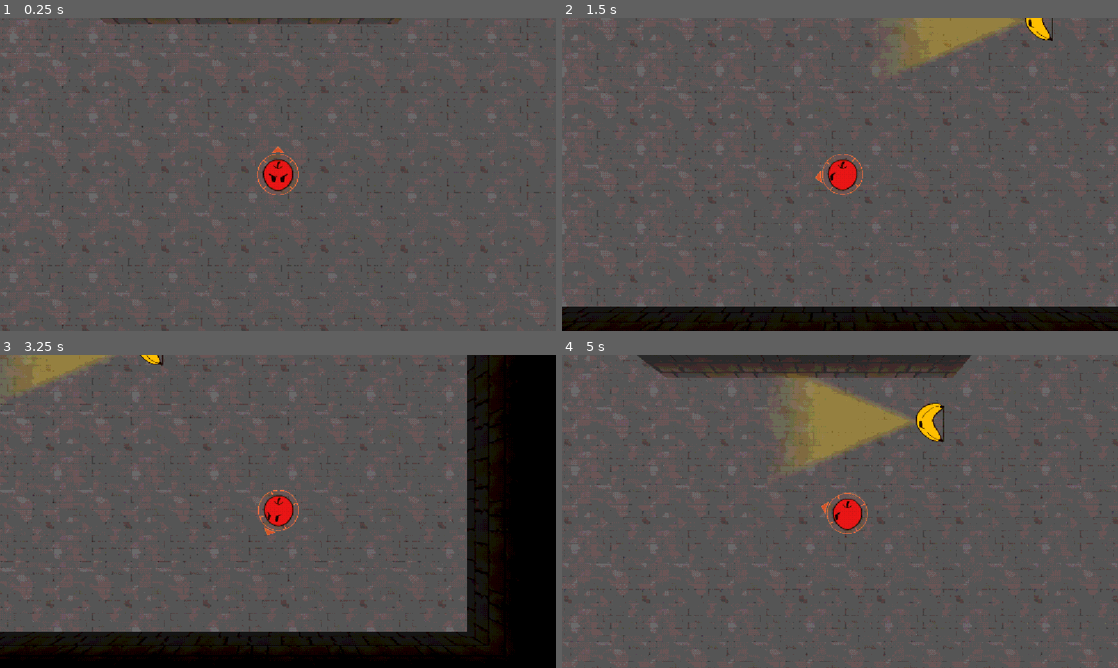
Above: before the commit, frames 1-4 (two rows, left to right).
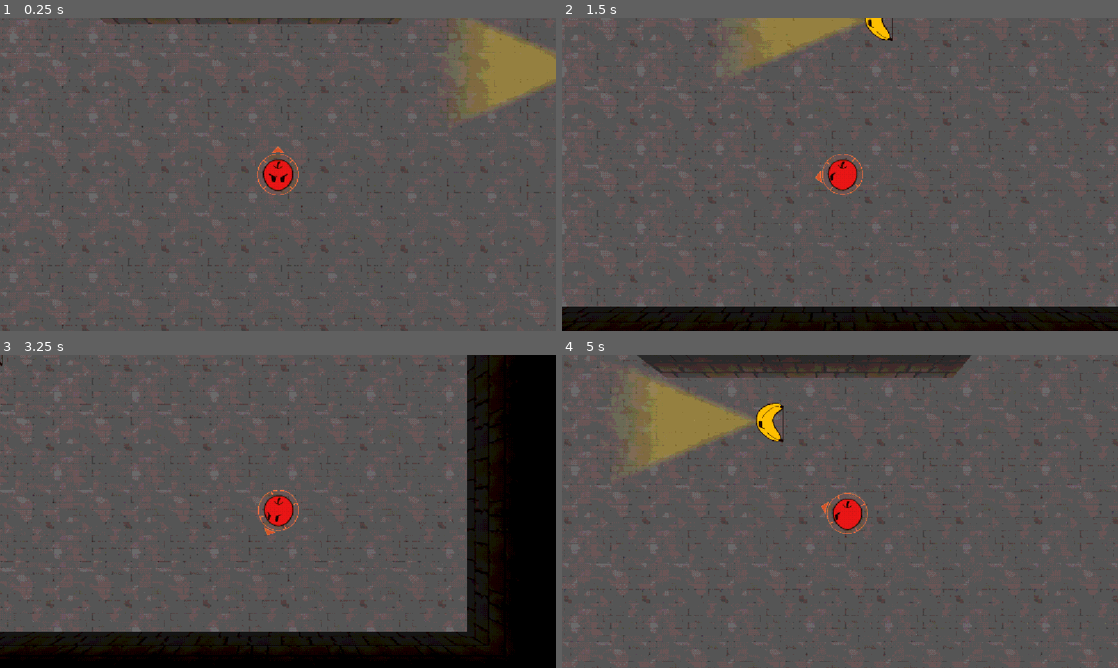
Above: after the commit, the same moments.

Repository: CasualShrub/arrow-head
Game: Godot game, scene res://scenes/levels/level_2.tscn
Same seed, same stepped clock (60 frames per second), same inputs: the game is played once before the commit and once after it. This scene is started directly instead of the project's main scene. Sound files missing from this copy of the repository are replaced by a short silence.
Inputs (mouse positions are in pixels of both pictures, inside the frame that each line leads up to):
- Up to frame 1 (0.25 s): no input
- Up to frame 2 (1.5 s): tap Enter at 0.5 s; move the mouse to (962, 158) at 0.52 s; hold D (move_right) 0.53-1.28 s; hold Space (fire) 0.53-1.28 s; move the mouse to (728, 190) at 1.27 s; hold S (move_down) from 1.28 s (still down); tap R at 1.35 s
- Up to frame 3 (3.25 s): move the mouse to (333, 442) at 2.02 s; release S (move_down) at 2.03 s; hold D (move_right) 2.03-2.78 s; hold Space (fire) 2.03-2.78 s; move the mouse to (250, 574) at 2.77 s; hold W (move_up) from 2.78 s (still down); tap R at 2.85 s
- Up to frame 4 (5 s): move the mouse to (1006, 558) at 3.52 s; release W (move_up) at 3.53 s; hold Space (fire) 3.53-4.28 s; hold A (move_left) from 3.53 s (still down); move the mouse to (673, 464) at 4.27 s; tap R at 4.35 s

The runs differ from the first frame. In frame 1, 3.2% of the frame differs, in the area x 82-100%, y 0-32%; in frame 2, 4.2%; in frame 3, 1.2%; in frame 4, 7.5%, in the area x 12-69%, y 6-37%.

Commit message:
fix burn
# Conflicts:
#	scenes/levels/level_2.tscn

Diff:
--- a/scenes/levels/encounter.tscn
+++ b/scenes/levels/encounter.tscn
@@ -36,7 +36,6 @@
 
 [node name="Player" parent="SubViewportContainer/SubViewport/World" unique_id=508579643 instance=ExtResource("2_br6g5")]
 unique_name_in_owner = true
-burn_drift_speed = 240.0
 
 [node name="Enemies" type="Node3D" parent="SubViewportContainer/SubViewport/World" unique_id=1185931971]
 unique_name_in_owner = true
--- a/scenes/levels/level_2.tscn
+++ b/scenes/levels/level_2.tscn
@@ -22,6 +22,7 @@
 
 [node name="Player" parent="SubViewportContainer/SubViewport/World" parent_id_path=PackedInt32Array(1589957074) index="0" unique_id=508579643]
 transform = Transform3D(1, 0, 0, 0, 1, 0, 0, 0, 1, 18.24202, 0, 25.049774)
+burn_drift_speed = 7.2
 
 [node name="fire" parent="SubViewportContainer/SubViewport/World/Enemies" parent_id_path=PackedInt32Array(1185931971) index="0" unique_id=568196954 instance=ExtResource("2_eqwef")]
 transform = Transform3D(-0.9818634, 0, -0.18958913, 0, 1, 0, 0.18958913, 0, -0.9818634, 18.708735, -0.1609757, 10.610923)
@@ -30,10 +31,29 @@
 [node name="frost" parent="SubViewportContainer/SubViewport/World/Enemies" parent_id_path=PackedInt32Array(1185931971) index="1" unique_id=96558035 instance=ExtResource("3_1shg3")]
 transform = Transform3D(1, 0, 0, 0, 1, 0, 0, 0, 1, 30.604156, 0, 22.46748)
 alwayds_alert = false
+collision_mask = 1
+has_intro = false
+
+[node name="frost" parent="SubViewportContainer/SubViewport/World/Enemies" parent_id_path=PackedInt32Array(1185931971) index="1" unique_id=96558035 instance=ExtResource("3_1shg3")]
+transform = Transform3D(1, 0, 0, 0, 1, 0, 0, 0, 1, 26.676058, 0, 22.46748)
+collision_mask = 1
+has_intro = false
 
 [node name="Marker3D2" type="Marker3D" parent="SubViewportContainer/SubViewport/World/Enemies/frost/PatrolPoints" parent_id_path=PackedInt32Array(96558035, 1646478367) index="1" unique_id=226739791]
 transform = Transform3D(1, 0, 0, 0, 1, 0, 0, 0, 1, -14.978727, 0, 0)
 
+[node name="frost2" parent="SubViewportContainer/SubViewport/World/Enemies" parent_id_path=PackedInt32Array(1185931971) index="2" unique_id=548100990 instance=ExtResource("3_1shg3")]
+transform = Transform3D(1, 0, 0, 0, 1, 0, 0, 0, 1, 22.134281, 0, 18.325718)
+collision_mask = 1
+has_intro = false
+
+[node name="Marker3D2" type="Marker3D" parent="SubViewportContainer/SubViewport/World/Enemies/frost2/PatrolPoints" parent_id_path=PackedInt32Array(548100990, 1646478367) index="1" unique_id=2031097009]
+transform = Transform3D(1, 0, 0, 0, 1, 0, 0, 0, 1, -8.073229, 0, 0)
+
+[node name="archer" parent="SubViewportContainer/SubViewport/World/Enemies" parent_id_path=PackedInt32Array(1185931971) index="3" unique_id=71488470 instance=ExtResource("5_l37oo")]
+transform = Transform3D(1, 0, 0, 0, 1, 0, 0, 0, 1, 25.094635, -0.19287515, 17.187084)
+collision_mask = 1
+has_intro = false
 [node name="archer" parent="SubViewportContainer/SubViewport/World/Enemies" parent_id_path=PackedInt32Array(1185931971) index="2" unique_id=71488470 instance=ExtResource("5_l37oo")]
 transform = Transform3D(1, 0, 0, 0, 1, 0, 0, 0, 1, 25.094635, -0.19287515, 13.687416)
 alwayds_alert = false
--- a/scenes/levels/level_3.tscn
+++ b/scenes/levels/level_3.tscn
@@ -26,65 +26,41 @@
 
 [node name="fire" parent="SubViewportContainer/SubViewport/World/Enemies" parent_id_path=PackedInt32Array(1185931971) index="0" unique_id=951565459 instance=ExtResource("3_fkk1g")]
 transform = Transform3D(1, 0, 0, 0, 1, 0, 0, 0, 1, 15.308413, 0, 25.801744)
-alwayds_alert = false
-combat_strafe_radius = null
-combat_strafe_speed = null
-combat_reposition_chance = null
+has_intro = false
 
 [node name="frost" parent="SubViewportContainer/SubViewport/World/Enemies" parent_id_path=PackedInt32Array(1185931971) index="1" unique_id=955806617 instance=ExtResource("4_ugcn1")]
 transform = Transform3D(1, 0, 0, 0, 1, 0, 0, 0, 1, 10.425558, 0, 28.688429)
-alwayds_alert = false
-combat_strafe_radius = null
-combat_strafe_speed = null
-combat_reposition_chance = null
+has_intro = false
 
 [node name="spray" parent="SubViewportContainer/SubViewport/World/Enemies" parent_id_path=PackedInt32Array(1185931971) index="2" unique_id=71488470 instance=ExtResource("5_pimnq")]
 transform = Transform3D(0.011440461, 0, 0.99993455, 0, 1, 0, -0.99993455, 0, 0.011440461, 10.525992, 0, 32.87049)
-alwayds_alert = false
-combat_strafe_radius = null
-combat_strafe_speed = null
-combat_reposition_chance = null
+has_intro = false
 
 [node name="spray2" parent="SubViewportContainer/SubViewport/World/Enemies" parent_id_path=PackedInt32Array(1185931971) index="3" unique_id=1429638199 instance=ExtResource("5_pimnq")]
 transform = Transform3D(1, 0, 0, 0, 1, 0, 0, 0, 1, 18.202555, 0, 32.234184)
-alwayds_alert = false
-combat_strafe_radius = null
-combat_strafe_speed = null
-combat_reposition_chance = null
+has_intro = false
 
 [node name="spray3" parent="SubViewportContainer/SubViewport/World/Enemies" parent_id_path=PackedInt32Array(1185931971) index="4" unique_id=573974390 instance=ExtResource("5_pimnq")]
 transform = Transform3D(-0.9999976, 0, 0.0021771493, 0, 1, 0, -0.0021771493, 0, -0.9999976, 19.359884, 0, 15.086241)
-alwayds_alert = false
-combat_strafe_radius = null
-combat_strafe_speed = null
-combat_reposition_chance = null
+has_intro = false
 
 [node name="frost2" parent="SubViewportContainer/SubViewport/World/Enemies" parent_id_path=PackedInt32Array(1185931971) index="5" unique_id=1225890532 instance=ExtResource("4_ugcn1")]
 transform = Transform3D(1, 0, 0, 0, 1, 0, 0, 0, 1, 4.735272, 0, 28.48721)
-alwayds_alert = false
-combat_strafe_radius = null
-combat_strafe_speed = null
-combat_reposition_chance = null
+has_intro = false
 
 [node name="Marker3D2" type="Marker3D" parent="SubViewportContainer/SubViewport/World/Enemies/frost2/PatrolPoints" parent_id_path=PackedInt32Array(1225890532, 1646478367) index="1" unique_id=30637454]
 transform = Transform3D(1, 0, 0, 0, 1, 0, 0, 0, 1, -1.570962, 0, 0)
 
 [node name="fire2" parent="SubViewportContainer/SubViewport/World/Enemies" parent_id_path=PackedInt32Array(1185931971) index="6" unique_id=992214563 instance=ExtResource("3_fkk1g")]
 transform = Transform3D(1, 0, 0, 0, 1, 0, 0, 0, 1, 7.1543865, 0, 24.59525)
-alwayds_alert = false
-combat_strafe_radius = null
-combat_strafe_speed = null
-combat_reposition_chance = null
+has_intro = false
 
 [node name="Marker3D2" type="Marker3D" parent="SubViewportContainer/SubViewport/World/Enemies/fire2/PatrolPoints" parent_id_path=PackedInt32Array(992214563, 1646478367) index="1" unique_id=957532760]
 transform = Transform3D(1, 0, 0, 0, 1, 0, 0, 0, 1, -1.6909013, 0, 0)
 
 [node name="archer" parent="SubViewportContainer/SubViewport/World/Enemies" parent_id_path=PackedInt32Array(1185931971) index="7" unique_id=1949561034 instance=ExtResource("6_2bnyt")]
 transform = Transform3D(1, 0, 0, 0, 1, 0, 0, 0, 1, 8.633387, -0.1922096, 19.38399)
-alwayds_alert = false
-combat_strafe_radius = null
-combat_strafe_speed = null
-combat_reposition_chance = null
+has_intro = false
 
 [node name="Marker3D2" type="Marker3D" parent="SubViewportContainer/SubViewport/World/Enemies/archer/PatrolPoints" parent_id_path=PackedInt32Array(1949561034, 1646478367) index="1" unique_id=644034966]
 transform = Transform3D(1, 0, 0, 0, 1, 0, 0, 0, 1, -5.276848, 0, 0)
@@ -97,10 +73,7 @@
 
 [node name="archer2" parent="SubViewportContainer/SubViewport/World/Enemies" parent_id_path=PackedInt32Array(1185931971) index="8" unique_id=2023711144 instance=ExtResource("6_2bnyt")]
 transform = Transform3D(1, 0, 0, 0, 1, 0, 0, 0, 1, 3.6608362, -0.14746892, 15.0087385)
-alwayds_alert = false
-combat_strafe_radius = null
-combat_strafe_speed = null
-combat_reposition_chance = null
+has_intro = false
 
 [node name="Marker3D2" type="Marker3D" parent="SubViewportContainer/SubViewport/World/Enemies/archer2/PatrolPoints" parent_id_path=PackedInt32Array(2023711144, 1646478367) index="1" unique_id=748124238]
 transform = Transform3D(1, 0, 0, 0, 1, 0, 0, 0, 1, 4.488946, 0, 0)
@@ -111,12 +84,12 @@
 [node name="Marker3D4" type="Marker3D" parent="SubViewportContainer/SubViewport/World/Enemies/archer2/PatrolPoints" parent_id_path=PackedInt32Array(2023711144, 1646478367) index="3" unique_id=1075147750]
 transform = Transform3D(1, 0, 0, 0, 1, 0, 0, 0, 1, -0.18187046, 0, 4.182084)
 
-[node name="Floor" parent="SubViewportContainer/SubViewport/World" parent_id_path=PackedInt32Array(1589957074) index="2" unique_id=1674034061]
+[node name="CameraPivot" parent="SubViewportContainer/SubViewport/World" parent_id_path=PackedInt32Array(1589957074) index="2" unique_id=1563753267]
+transform = Transform3D(1, 0, 0, 0, -4.371139e-08, 1, 0, -1, -4.371139e-08, 4.7206564, 3.7000048, 34.657932)
+
+[node name="Floor" parent="SubViewportContainer/SubViewport/World" parent_id_path=PackedInt32Array(1589957074) index="5" unique_id=1674034061]
 material = ExtResource("6_ugcn1")
 script = null
-
-[node name="CameraPivot" parent="SubViewportContainer/SubViewport/World" parent_id_path=PackedInt32Array(1589957074) index="3" unique_id=1563753267]
-transform = Transform3D(1, 0, 0, 0, -4.371139e-08, 1, 0, -1, -4.371139e-08, 4.7206564, 3.7000048, 34.657932)
 
 [node name="Borders" type="Node3D" parent="SubViewportContainer/SubViewport/World" parent_id_path=PackedInt32Array(1589957074) index="6" unique_id=1060875730]
 transform = Transform3D(1, 0, 0, 0, 1, 0, 0, 0, 1, -5.838967, 0, 6.49942)
--- a/scripts/audio/sound_manager.gd
+++ b/scripts/audio/sound_manager.gd
@@ -63,6 +63,7 @@
 var _music: AudioStreamPlayer
 
 func _ready() -> void:
+	process_mode = Node.PROCESS_MODE_ALWAYS
 	for i in _POOL_SIZE:
 		var p := AudioStreamPlayer.new()
 		p.bus = _BUS
--- a/scripts/player.gd
+++ b/scripts/player.gd
@@ -75,8 +75,8 @@
 @export var freeze_warn_time := 0.6
 @export var freeze_blink_rate := 12.0
 @export var burn_spin_speed := 24.0
-@export var burn_drift_speed := 7.2  # 2D 240 px/s = 1.2x move speed; 1.2 * 6.0 m/s
-@export var burn_redrift := 0.14  # avg time between random drift-direction changes (lurching)
+@export var burn_drift_speed := 7.2
+@export var burn_redrift := 0.14
 
 signal hit(arrow: Arrow, sector: int)
 signal fired(arrow: Arrow)
@@ -408,28 +408,27 @@
 		if not _try_dash():
 			_try_cancel_slowdown()
 	if is_burning():
-		_burn_redrift -= delta
-		if _burn_redrift <= 0.0:
-			_burn_drift = Vector3.RIGHT.rotated(Vector3.UP, randf() * TAU)
-			_burn_redrift = burn_redrift * randf_range(0.6, 1.4)
-		velocity = _burn_drift * burn_drift_speed
-		move_and_slide()
+		#_burn_redrift -= delta
+		#if _burn_redrift <= 0.0:
+		#	_burn_drift = Vector3.RIGHT.rotated(Vector3.UP, randf() * TAU)
+		#	_burn_redrift = burn_redrift * randf_range(0.6, 1.4)
+		#velocity = _burn_drift * burn_drift_speed
+		#move_and_slide()
 		_burn_time -= delta
 		if not is_burning():
 			_display_status()
+	elif is_frozen():
+		_freeze_time -= delta
+		if _freeze_time < freeze_warn_time:
+			_status_sprite.visible = fmod(_freeze_time * freeze_blink_rate, 2.0) < 1.0
+		if not is_frozen():
+			_display_status()
+	if is_dashing():
+		_update_dash(delta)
 	else:
-		if is_frozen():
-			_freeze_time -= delta
-			if _freeze_time < freeze_warn_time:
-				_status_sprite.visible = fmod(_freeze_time * freeze_blink_rate, 2.0) < 1.0
-			if not is_frozen():
-				_display_status()
-		if is_dashing():
-			_update_dash(delta)
-		else:
-			_move(input.get_direction(), delta)
-		if _in_slowdown:
-			_update_slowdown(delta)
+		_move(input.get_direction(), delta)
+	if _in_slowdown:
+		_update_slowdown(delta)
 	global_position.y = 0
 
 func _update_preview(_delta: float) -> void:
@@ -463,7 +462,7 @@
 		if e is EmbeddedArrow and e.is_firing_enabled():
 			flag = true
 			sectors.highlight_sector(i)
-			break;
+			break
 	if not flag:
 		sectors.highlight_sector()
 	_update_status_tint()
Not shown: 1 places in scenes/levels/level_3.tscn that only renumber resources
